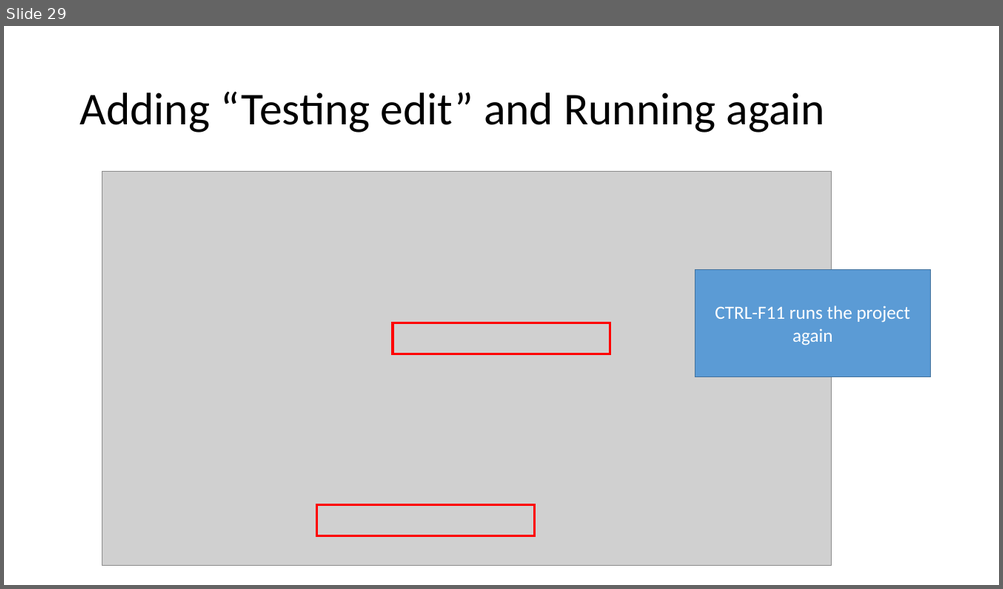
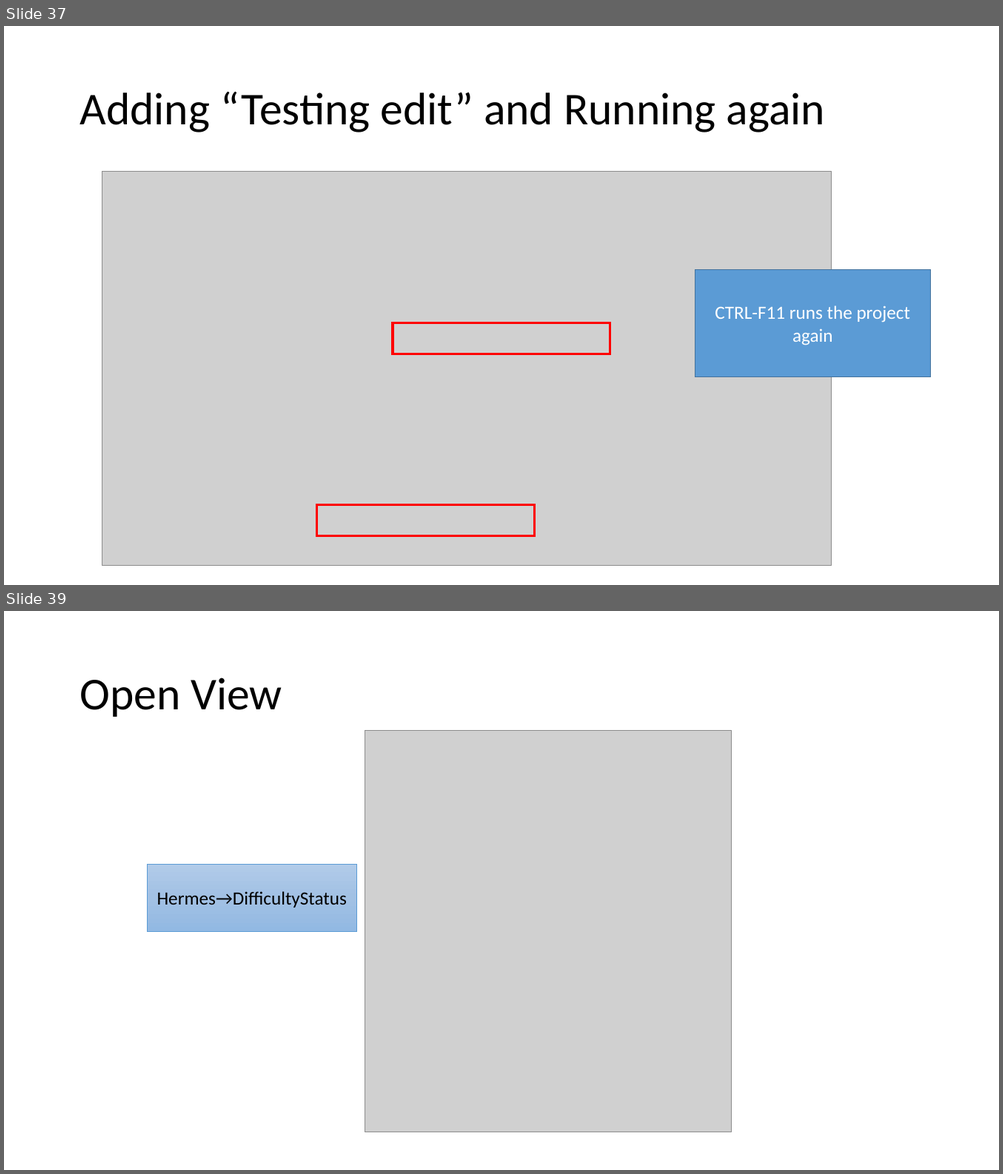
Before and after one commit to pdewan/ConcurrentProgrammingTrainingExamples, a slide deck: Documents/EclipseOpenMPTraining.pptx. Shown one above the other, each under a label of ours: slide 29 before the commit, slides 37 and 39 after it; the slides between them are not shown. The pictures are 1003x589 and 1003x1174 pixels, drawn with LibreOffice and Linux fonts; fonts in the diff are those of the drawing; grey boxes stand for pictures. Boxes give left, top, right and bottom in pixels: in the first picture for what was removed or moved away, otherwise in the second. Text is boxed around its words. In the diff, an @@ line names an element or a change of style, - is before the commit and + after.

```diff
--- a/Documents/EclipseOpenMPTraining.pptx
+++ b/Documents/EclipseOpenMPTraining.pptx
@@ slide 39 added at (4,611,999,1170), background #FFFFFF @@
@@ title added at (79,678,282,717), 44 pt, text #000000 @@
+Open View
@@ picture added at (364,730,731,1133) @@
@@ rectangle added at (148,864,357,931), fill gradient #B1CBE9 to #A3C1E5 to #93B9E4, outline #5B9BD5 0.5 pt, 18 pt, text #000000 @@
+Hermes→DifficultyStatus
@@ what was slide 29 is now slide 37 @@
```
Also in this commit, not shown: 1 slide changed, 18 other slides added, 1 other file.
